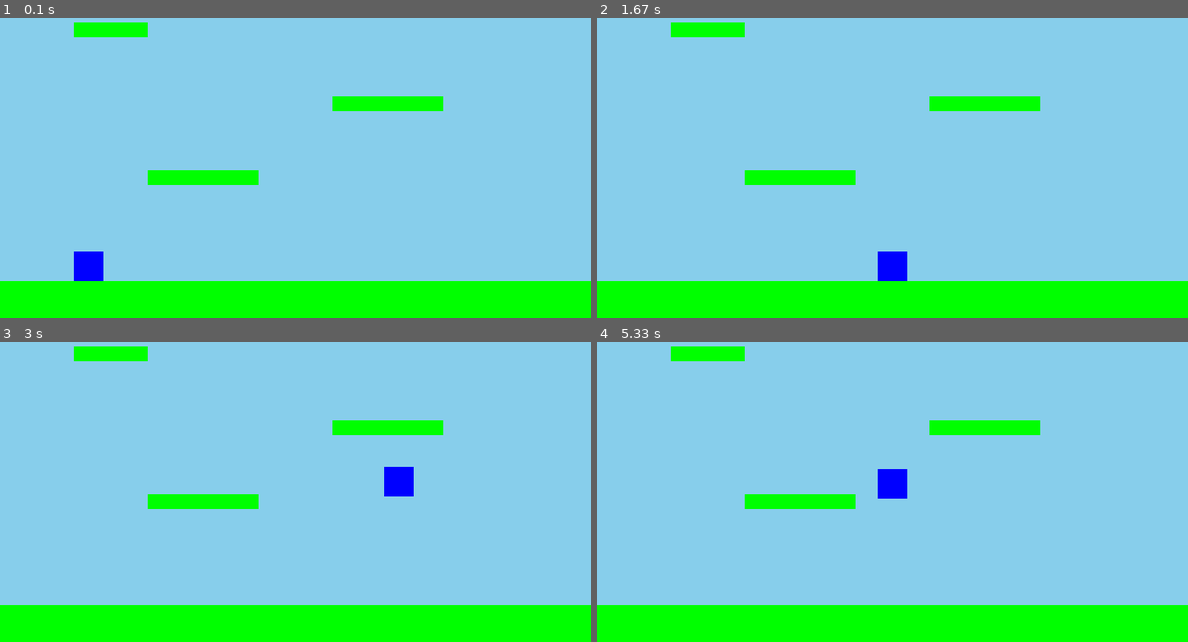
Above: before the commit, frames 1-4 (two rows, left to right).
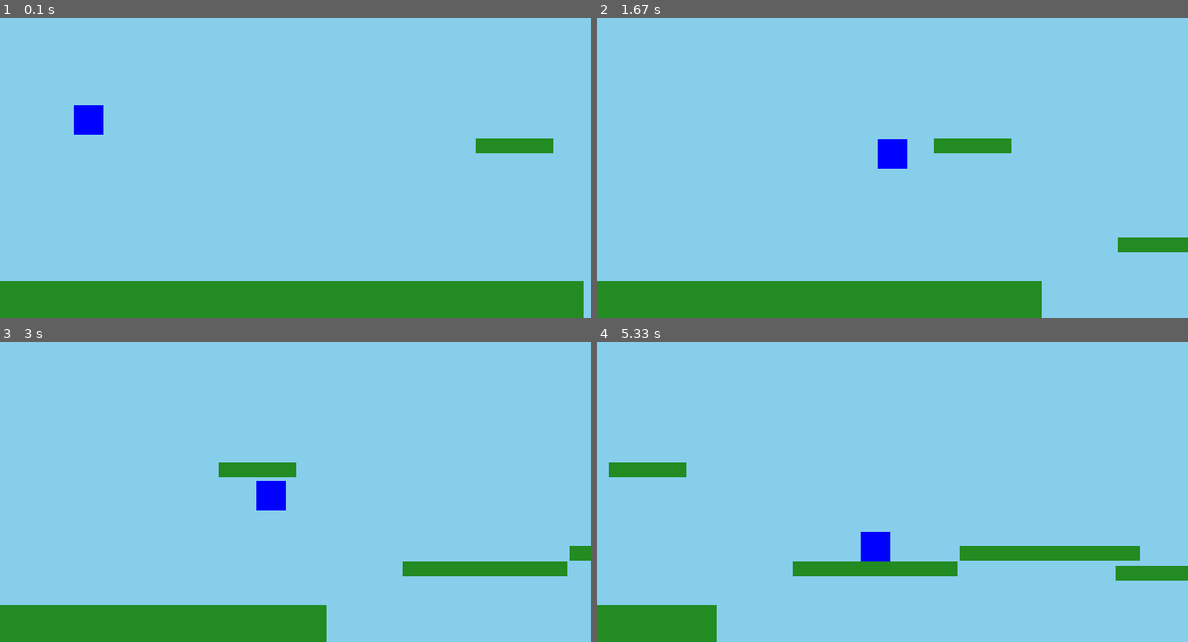
Above: after the commit, the same moments.

Repository: HunterWildClaw/NH_CP2
Game: pygame game, started from personal/pygame_experimenting.py
Two runs of this game, one before a commit and one after it. Both use one fixed random seed, a clock stepped at 60 frames per second and the inputs below.
Inputs:
- Up to frame 1 (0.1 s): no input
- Up to frame 2 (1.67 s): hold Space 0.33-0.8 s; hold Right 0.33-0.8 s; hold Right 0.83-1.3 s; hold W 1.33-1.63 s
- Up to frame 3 (3 s): hold Right 1.67-2.13 s; hold A 2.17-2.7 s; tap Space at 2.73 s
- Up to frame 4 (5.33 s): hold A 3.07-3.47 s; tap Space at 3.13, 3.43, 3.57, 3.97, 4.27, 4.63, 4.93, 5.13 s; hold Up 3.5-3.87 s; hold D 3.9-4.53 s; hold Left 4.57-5.03 s; hold D from 5.07 s (still down)

The runs differ from the first frame. In frame 1, 16% of the frame differs, in the area x 0-100%, y 1-100%; in frame 2, 17%; in frame 3, 18%; in frame 4, 20%.

Commit message:
I made a lil pygame thing

Diff:
--- a/personal/pygame_experimenting.py
+++ b/personal/pygame_experimenting.py
@@ -1,93 +1,122 @@
-# NH pygame experiment
 import pygame
+import random
 
-# 1. Initialize Pygame
+# --- 1. Setup & Constants ---
 pygame.init()
 
-# Constants
 SCREEN_WIDTH, SCREEN_HEIGHT = 800, 600
 FPS = 60
 GRAVITY = 0.8
 JUMP_HEIGHT = -16
 PLAYER_SPEED = 5
+AUTO_SCROLL_SPEED = 2  # The screen moves left by 2 pixels every frame
 
 # Colors
-WHITE = (255, 255, 255)
-BLUE = (0, 0, 255)
-GREEN = (0, 255, 0)
 SKY_BLUE = (135, 206, 235)
+PLAYER_COLOR = (0, 0, 255)
+PLATFORM_COLOR = (34, 139, 34)
 
-# Setup Window
 screen = pygame.display.set_mode((SCREEN_WIDTH, SCREEN_HEIGHT))
-pygame.display.set_caption("Basic Pygame Platformer")
+pygame.display.set_caption("Auto-Scrolling Platformer")
 clock = pygame.time.Clock()
 
-# Player Class
+# --- 2. Classes ---
 class Player:
     def __init__(self):
-        self.rect = pygame.Rect(100, 500, 40, 40)
+        self.rect = pygame.Rect(100, 300, 40, 40)
         self.vel_y = 0
         self.on_ground = False
 
-    def update(self, platforms):
-        # Movement
+    def move(self, platforms):
+        dx = 0
+        dy = 0
+
         keys = pygame.key.get_pressed()
-        if keys[pygame.K_LEFT]:
-            self.rect.x -= PLAYER_SPEED
-        if keys[pygame.K_RIGHT]:
-            self.rect.x += PLAYER_SPEED
+        if keys[pygame.K_LEFT] or keys[pygame.K_a]:
+            dx -= PLAYER_SPEED
+        if keys[pygame.K_RIGHT] or keys[pygame.K_d]:
+            dx += PLAYER_SPEED
 
-        # Jump logic
-        if keys[pygame.K_SPACE] and self.on_ground:
+        if (keys[pygame.K_SPACE] or keys[pygame.K_UP] or keys[pygame.K_w]) and self.on_ground:
             self.vel_y = JUMP_HEIGHT
             self.on_ground = False
 
-        # Apply Gravity
         self.vel_y += GRAVITY
-        self.rect.y += self.vel_y
+        dy += self.vel_y
 
-        # Collision with Platforms
+        # Collision Handling
         self.on_ground = False
+
+        # X Collision
+        self.rect.x += dx
         for plat in platforms:
             if self.rect.colliderect(plat):
-                if self.vel_y > 0: # Falling down
+                if dx > 0: self.rect.right = plat.left
+                if dx < 0: self.rect.left = plat.right
+
+        # Y Collision
+        self.rect.y += dy
+        for plat in platforms:
+            if self.rect.colliderect(plat):
+                if self.vel_y > 0:
                     self.rect.bottom = plat.top
                     self.vel_y = 0
                     self.on_ground = True
-                elif self.vel_y < 0: # Hitting ceiling
+                elif self.vel_y < 0:
                     self.rect.top = plat.bottom
                     self.vel_y = 0
 
     def draw(self):
-        pygame.draw.rect(screen, BLUE, self.rect)
+        pygame.draw.rect(screen, PLAYER_COLOR, self.rect)
 
-# 2. Main Game Loop
+# --- 3. Functions ---
+def spawn_platforms(start_x, count):
+    new_plats = []
+    current_x = start_x
+    for _ in range(count):
+        width = random.randint(100, 250)
+        current_x += random.randint(150, 300)
+        y = random.randint(200, 500)
+        new_plats.append(pygame.Rect(current_x, y, width, 20))
+    return new_plats
+
+# --- 4. Main Game Loop ---
 player = Player()
-# Create floor and some floating platforms
-platforms = [
-    pygame.Rect(0, 550, 800, 50), # Floor
-    pygame.Rect(200, 400, 150, 20),
-    pygame.Rect(450, 300, 150, 20),
-    pygame.Rect(100, 200, 100, 20)
-]
+platforms = [pygame.Rect(0, 550, 800, 50)]
+platforms += spawn_platforms(400, 10)
 
 running = True
 while running:
-    # Event Handling
+    clock.tick(FPS)
+
     for event in pygame.event.get():
         if event.type == pygame.QUIT:
             running = False
 
-    # Update Logic
-    player.update(platforms)
+    # 1. Constant Auto-Scroll: Move all platforms left
+    for plat in platforms:
+        plat.x -= AUTO_SCROLL_SPEED
 
-    # Rendering
+    # 2. Update Player
+    player.move(platforms)
+
+    # 3. Handle Screen Boundaries (Optional: Keep player from disappearing left)
+    if player.rect.left < 0:
+        player.rect.left = 0
+
+    # 4. Infinite Generation Logic
+    if platforms[-1].x < SCREEN_WIDTH + 500:
+        platforms += spawn_platforms(platforms[-1].x, 5)
+
+    # 5. Clean up old platforms
+    platforms = [p for p in platforms if p.right > -100]
+
+    # Draw everything
     screen.fill(SKY_BLUE)
     for plat in platforms:
-        pygame.draw.rect(screen, GREEN, plat)
+        pygame.draw.rect(screen, PLATFORM_COLOR, plat)
     player.draw()
 
     pygame.display.update()
-    clock.tick(FPS)
 
 pygame.quit()
